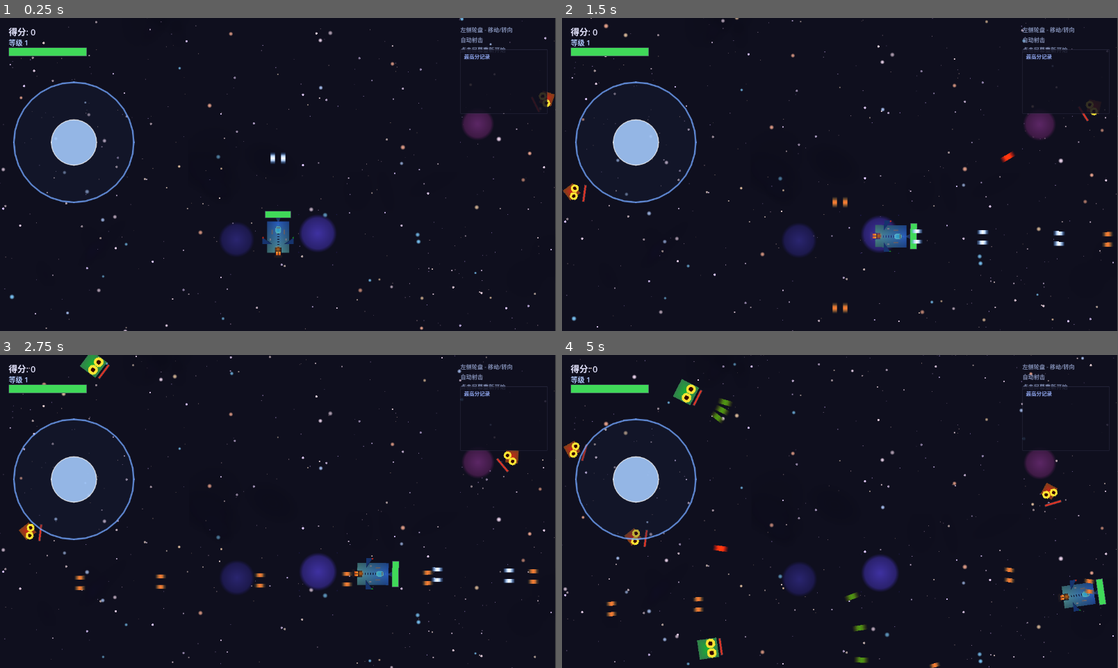
Above: before the commit, frames 1-4 (two rows, left to right).
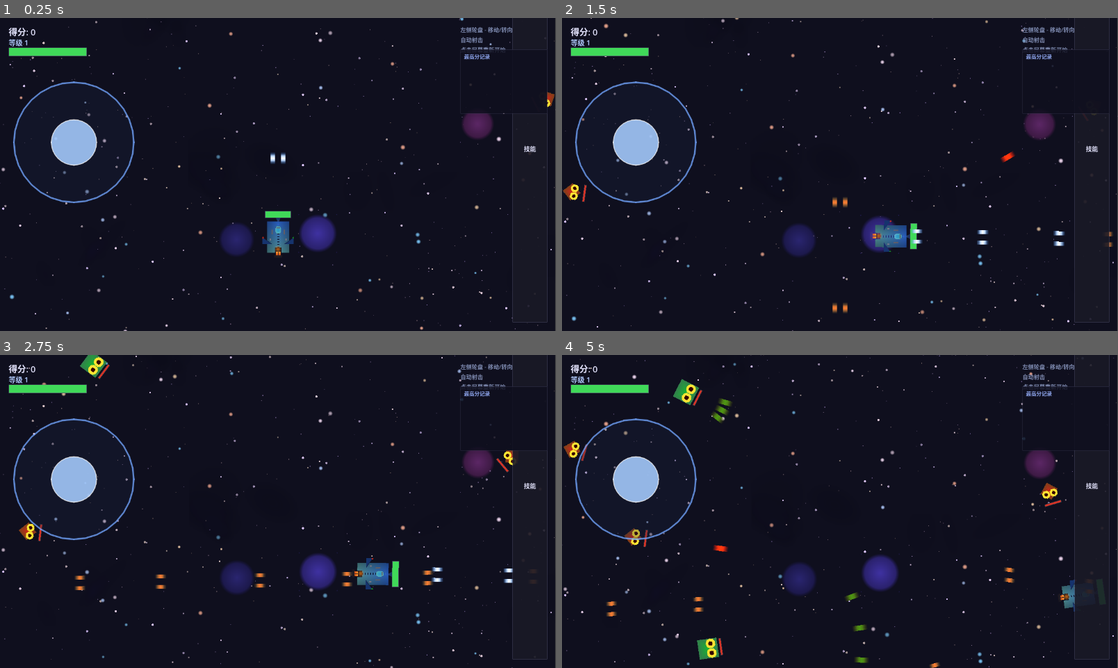
Above: after the commit, the same moments.

Repository: July-X/godot-game-one
Game: Godot game, scene res://scenes/main.tscn
The game is run twice, just before and just after one commit, with the same random seed, the same clock (stepped at 60 frames per second) and the same inputs.
Inputs (mouse positions are in pixels of both pictures, inside the frame that each line leads up to):
- Up to frame 1 (0.25 s): no input
- Up to frame 2 (1.5 s): click (1090, 149) at 0.5 s, where only the run after the commit has a clickable "技能"; click (1090, 149) at 1.25 s, where only the run after the commit has a clickable "技能"
- Up to frame 3 (2.75 s): click (528, 486) at 2 s, where only the run after the commit has a clickable "技能"
- Up to frame 4 (5 s): tap Enter at 2.75 s; move the mouse to (962, 495) at 2.77 s; hold Space 2.78-3.5 s; click (962, 495) at 2.92 s; drag from (728, 527) to (973, 574) at 3.52 s; move the mouse to (895, 442) at 4.27 s; hold Space from 4.28 s (still down); click (895, 442) at 4.42 s

The runs differ from the first frame. In frame 1, 0.3% of the frame differs, in the area x 92-99%, y 0-98%; in frame 2, 0.4%; in frame 3, 0.4%; in frame 4, 0.7%.

Commit message:
feat: 右下角技能按钮+环形散弹(冷却15秒)
- game_state.gd: 新增skill_used信号,use_skill()冷却管理
  skill_cooldown=15s,tick_skill_cooldown(),get_skill_cooldown_ratio()
- player.gd: 新增_fire_ring_shotgun()发射16发环形散弹
  伤害=基础+2,PC按Space触发
- hud.tscn: 右下角新增SkillButton(TextureButton)
  含SkillCooldown(ColorRect)覆盖层显示冷却
- hud.gd: 连接技能按钮pressed信号,每帧更新冷却覆盖层大小
  操作说明增加Space-技能

Diff:
--- a/scenes/ui/hud.tscn
+++ b/scenes/ui/hud.tscn
@@ -69,7 +69,43 @@
 theme_override_colors/font_color = Color(0.5, 0.55, 0.7, 1.0)
 text = "鼠标 - 移动/瞄准
 ESC - 释放鼠标
+Space - 技能
 R - 重新开始"
+
+[node name="SkillButton" type="TextureButton" parent="."]
+anchor_left = 1.0
+anchor_bottom = 1.0
+offset_left = -100.0
+offset_top = -100.0
+offset_right = -20.0
+offset_bottom = -20.0
+mouse_filter = 0
+
+[node name="SkillBg" type="Panel" parent="SkillButton"]
+layout_mode = 1
+anchors_preset = 15
+anchor_right = 1.0
+anchor_bottom = 1.0
+theme_override_styles/panel = SubResource("1")
+
+[node name="SkillLabel" type="Label" parent="SkillButton"]
+layout_mode = 1
+anchors_preset = 15
+anchor_right = 1.0
+anchor_bottom = 1.0
+theme_override_font_sizes/font_size = 14
+theme_override_colors/font_color = Color(0.9, 0.9, 1.0, 1.0)
+horizontal_alignment = 1
+vertical_alignment = 1
+text = "技能"
+
+[node name="SkillCooldown" type="ColorRect" parent="SkillButton"]
+layout_mode = 1
+anchors_preset = 15
+anchor_right = 1.0
+anchor_bottom = 1.0
+color = Color(0.0, 0.0, 0.0, 0.6)
+mouse_filter = 2
 
 [node name="LeaderboardPanel" type="Panel" parent="."]
 anchor_left = 1.0
--- a/scripts/game_state.gd
+++ b/scripts/game_state.gd
@@ -7,6 +7,7 @@
 signal powerup_collected(powerup_type)
 signal boss_spawn_requested
 signal shield_changed(layers)
+signal skill_used
 
 var score: int = 0
 var level: int = 1
@@ -25,6 +26,8 @@
 var shoot_level: int = 1
 var shoot_speed_level: int = 1
 var bullet_power_level: int = 1
+var skill_cooldown: float = 0.0
+const SKILL_COOLDOWN_MAX: float = 15.0
 
 func reset_game() -> void:
 	score = 0
@@ -42,6 +45,7 @@
 	shoot_level = 1
 	shoot_speed_level = 1
 	bullet_power_level = 1
+	skill_cooldown = 0.0
 	kills_for_next_level = 10
 
 func add_score(amount: int) -> void:
@@ -105,6 +109,22 @@
 		"bomb":
 			pass
 
+func use_skill() -> bool:
+	if skill_cooldown > 0 or not game_running:
+		return false
+	skill_cooldown = SKILL_COOLDOWN_MAX
+	skill_used.emit()
+	return true
+
+func tick_skill_cooldown(delta: float) -> void:
+	if skill_cooldown > 0:
+		skill_cooldown = max(skill_cooldown - delta, 0.0)
+
+func get_skill_cooldown_ratio() -> float:
+	if skill_cooldown <= 0:
+		return 0.0
+	return skill_cooldown / SKILL_COOLDOWN_MAX
+
 func get_bullet_count() -> int:
 	return min(2 + shoot_level / 3, 8)
 
--- a/scripts/hud.gd
+++ b/scripts/hud.gd
@@ -10,6 +10,8 @@
 @onready var _final_level_label: Label = $GameOverPanel/VBox/FinalLevelLabel
 @onready var _restart_label: Label = $GameOverPanel/VBox/RestartLabel
 @onready var _perm_leaderboard_entries: VBoxContainer = $LeaderboardPanel/LeaderboardEntries
+@onready var _skill_button: TextureButton = $SkillButton
+@onready var _skill_cooldown_rect: ColorRect = $SkillButton/SkillCooldown
 
 var _damage_flash: ColorRect
 
@@ -28,6 +30,21 @@
 	_update_level(1)
 	_update_health(3, 3)
 	_refresh_leaderboard()
+	_skill_button.pressed.connect(_on_skill_pressed)
+
+func _process(_delta: float) -> void:
+	_update_skill_cooldown()
+
+func _on_skill_pressed() -> void:
+	var player := get_tree().current_scene.find_child("Player", true, false)
+	if player and player.has_method("_fire_ring_shotgun"):
+		player._fire_ring_shotgun()
+
+func _update_skill_cooldown() -> void:
+	var ratio: float = GameState.get_skill_cooldown_ratio()
+	_skill_cooldown_rect.custom_minimum_size.y = _skill_button.size.y * ratio
+	_skill_cooldown_rect.size.y = _skill_button.size.y * ratio
+	_skill_cooldown_rect.visible = ratio > 0
 
 func _on_score_changed(new_score: int) -> void:
 	_update_score(new_score)
@@ -129,5 +146,5 @@
 		_controls_label.text = "左侧轮盘 - 移动/转向\n自动射击\n点击屏幕重新开始"
 		_restart_label.text = "点击屏幕重新开始"
 	else:
-		_controls_label.text = "鼠标 - 移动/瞄准\nESC - 释放鼠标\nR - 重新开始"
+		_controls_label.text = "鼠标 - 移动/瞄准\nESC - 释放鼠标\nSpace - 技能\nR - 重新开始"
 		_restart_label.text = "按 R 重新开始"
--- a/scripts/player.gd
+++ b/scripts/player.gd
@@ -74,6 +74,7 @@
 
 	_shoot_timer -= delta
 	_invincible_timer = max(_invincible_timer - delta, 0.0)
+	GameState.tick_skill_cooldown(delta)
 
 	if not _mobile_mode:
 		rotate(_yaw_velocity)
@@ -126,6 +127,11 @@
 
 	if _shoot_timer <= 0.0:
 		_shoot()
+
+	## 技能
+	if not _mobile_mode and Input.is_key_pressed(KEY_SPACE):
+		if GameState.use_skill():
+			_fire_ring_shotgun()
 
 	## 自动拾取
 	_try_pickup_nearby()
@@ -234,6 +240,24 @@
 		tween.tween_property(_muzzle_flash, "modulate:a", 0.0, 0.06)
 		tween.tween_callback(func(): _muzzle_flash.visible = false)
 
+func _fire_ring_shotgun() -> void:
+	var count: int = 16
+	var base_angle: float
+	if _mobile_mode:
+		base_angle = rotation - PI * 0.5
+	else:
+		var mouse_pos := get_global_mouse_position()
+		base_angle = global_position.angle_to_point(mouse_pos)
+	var perp: Vector2 = Vector2(-sin(base_angle), cos(base_angle))
+	var engine_offset: Vector2 = Vector2.from_angle(base_angle) * 24
+	var damage: int = GameState.get_bullet_damage() + 2
+	for i in range(count):
+		var a: float = base_angle + i * TAU / count
+		var offset: Vector2 = perp * 8.0 + Vector2(cos(a), sin(a)) * 4.0
+		var bullet := _bullet_scene.instantiate()
+		get_tree().current_scene.add_child(bullet)
+		bullet.setup(global_position + engine_offset + offset, a, damage, true, 5, 500.0)
+
 func _try_pickup_nearby() -> void:
 	var powerups := get_tree().get_nodes_in_group("powerups")
 	for pu in powerups:
